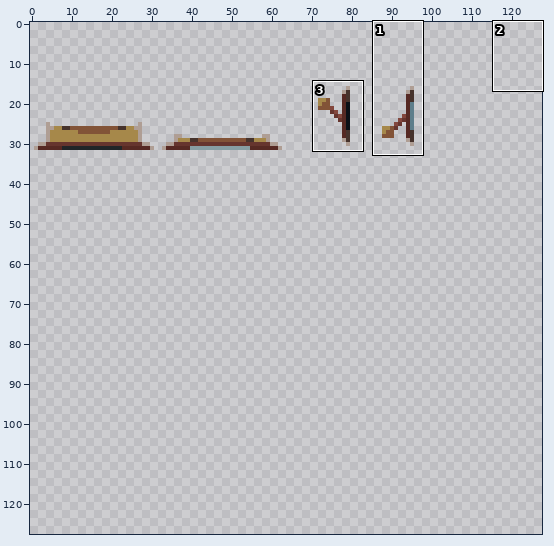
Sprite sheet, stored at level/components/component_sheet.png. The picture above shows the old version from afar; the outline marks the close-up.
Close-up. Before the commit:
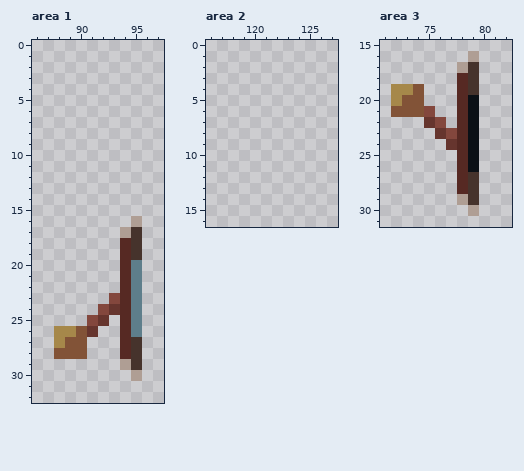
The file is 128x128 pixels. Shown: area 1: x 86..97, y 0..32; area 2: x 116..127, y 0..16; area 3: x 71..82, y 15..31. The old version is drawn lined up with the new one. The commit also changed other parts of the picture, which this record leaves out.
Once edited:
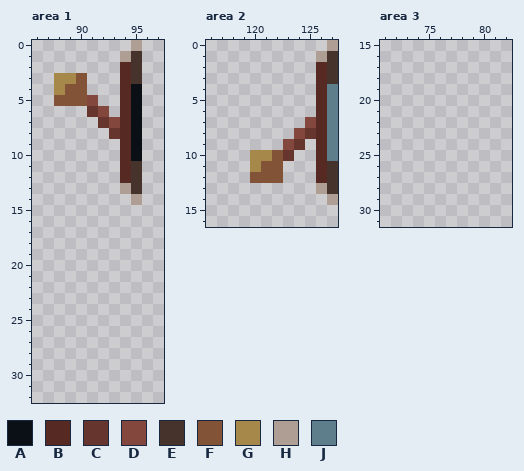
Palette (. is transparent): A #0b1016  B #562923  C #66352e  D #83473d  E #46332c  F #825337  G #a6884a  H #af9e94  J #5e7e8b
The exact change:
whole drawing moved by +0,+16 (the old picture is shown already moved)
Area 1:
Colour A now appears in rows 4 to 10 at x 95.
Colour B now appears in rows 2 to 12 at x 94.
Colour C now appears in row 6 at x 91; in row 7 at x 92; in row 8 at x 93.
Colour D now appears in row 5 at x 91; in row 6 at x 92; in row 7 at x 93.
Colour E now appears in rows 1 to 3 at x 95; in rows 11 to 13 at x 95.
Colour F now appears in row 3 at x 90; in row 4 at x 89 to 90; in row 5 at x 88 to 90.
Colour G now appears in row 3 at x 88 to 89; in row 4 at x 88.
Colour H now appears in row 0 at x 95; in row 1 at x 94; in row 13 at x 94; in row 14 at x 95.
Colour B is gone in rows 18 to 28 at x 94.
Colour C is gone in row 24 at x 93; in row 25 at x 92; in row 26 at x 91.
Colour D is gone in row 23 at x 93; in row 24 at x 92; in row 25 at x 91.
Colour E is gone in rows 17 to 19 at x 95; in rows 27 to 29 at x 95.
Colour F is gone in row 26 at x 90; in row 27 at x 89 to 90; in row 28 at x 88 to 90.
Colour G is gone in row 26 at x 88 to 89; in row 27 at x 88.
Colour H is gone in row 16 at x 95; in row 17 at x 94; in row 29 at x 94; in row 30 at x 95.
Colour J is gone in rows 20 to 26 at x 95.
Area 2:
Colour B now appears in rows 2 to 12 at x 126.
Colour C now appears in row 8 at x 125; in row 9 at x 124; in row 10 at x 123.
Colour D now appears in row 7 at x 125; in row 8 at x 124; in row 9 at x 123.
Colour E now appears in rows 1 to 3 at x 127; in rows 11 to 13 at x 127.
Colour F now appears in row 10 at x 122; in row 11 at x 121 to 122; in row 12 at x 120 to 122.
Colour G now appears in row 10 at x 120 to 121; in row 11 at x 120.
Colour H now appears in row 0 at x 127; in row 1 at x 126; in row 13 at x 126; in row 14 at x 127.
Colour J now appears in rows 4 to 10 at x 127.
Area 3:
Colour A is gone in rows 20 to 26 at x 79.
Colour B is gone in rows 18 to 28 at x 78.
Colour C is gone in row 22 at x 75; in row 23 at x 76; in row 24 at x 77.
Colour D is gone in row 21 at x 75; in row 22 at x 76; in row 23 at x 77.
Colour E is gone in rows 17 to 19 at x 79; in rows 27 to 29 at x 79.
Colour F is gone in row 19 at x 74; in row 20 at x 73 to 74; in row 21 at x 72 to 74.
Colour G is gone in row 19 at x 72 to 73; in row 20 at x 72.
Colour H is gone in row 16 at x 79; in row 17 at x 78; in row 29 at x 78; in row 30 at x 79.
Boxes around the changes in both close-ups, in picture pixels (x1, y1, x2, y2):
changed: (54, 40, 142, 381)
added: (250, 40, 338, 205)
erased: (391, 51, 479, 216)
